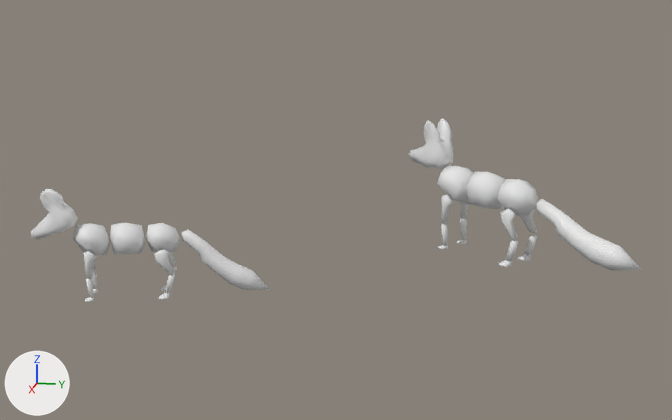
One commit to the OBJ model final/GEFS/models/Socuwan/Foxes/model.obj: the scene before it, then after it.
Rendered twice from a camera (50 mm lens) standing at (-8.1, -2.72, 1.45) and looking at (-12.7, -3.64, 0.3). The lights are fixed; the arrows at lower left show +X, +Y and +Z. Where no turn or scale is listed for an object, it has been applied to the vertices.

Names of what the first picture shows: 'Cube.029_Cube.097'.
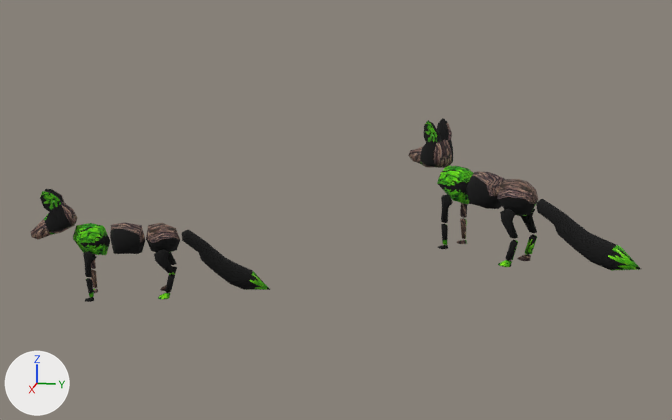
Pixel boxes (x1, y1, x2, y2) of what changed, in the pictures (672 x 420 px):
'Cube.029_Cube.097', recoloured (white to black)
    both: (31, 118, 641, 302)

Edits to the bpy script that builds the scene:
```text
Add img_diffuse_png:
    img_diffuse_png = load_image('diffuse.png', '../Trees/diffuse.png', 512, 512, 'sRGB')
Add mat_materialfox:
    mat_materialfox = principled_material('materialFox')
    mat_materialfox.texture = img_diffuse_png
    mat_materialfox.roughness = 0.968
Change me_cube_029_cube_097:
    where me_cube_029_cube_097.from_pydata(...)  # 1028 vertices, 1920 faces; spans x -13.51..-11.94, y -4.95..-2.12, z -0.03..0.69
    add me_cube_029_cube_097.materials.append(mat_materialfox)  # picture img_diffuse_png
```
